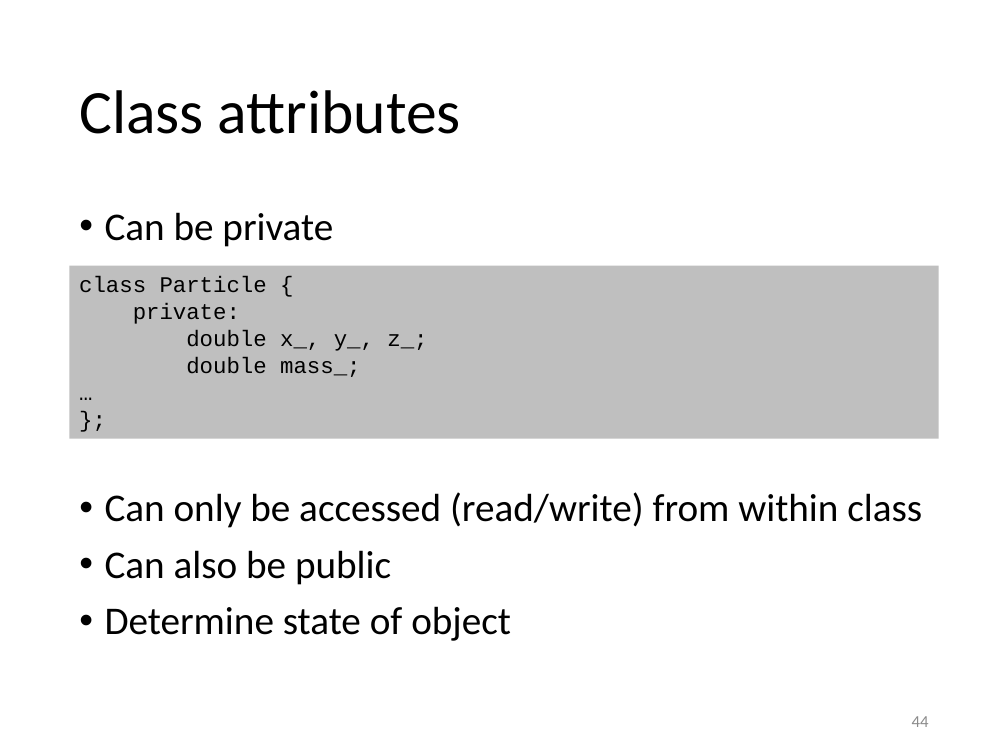
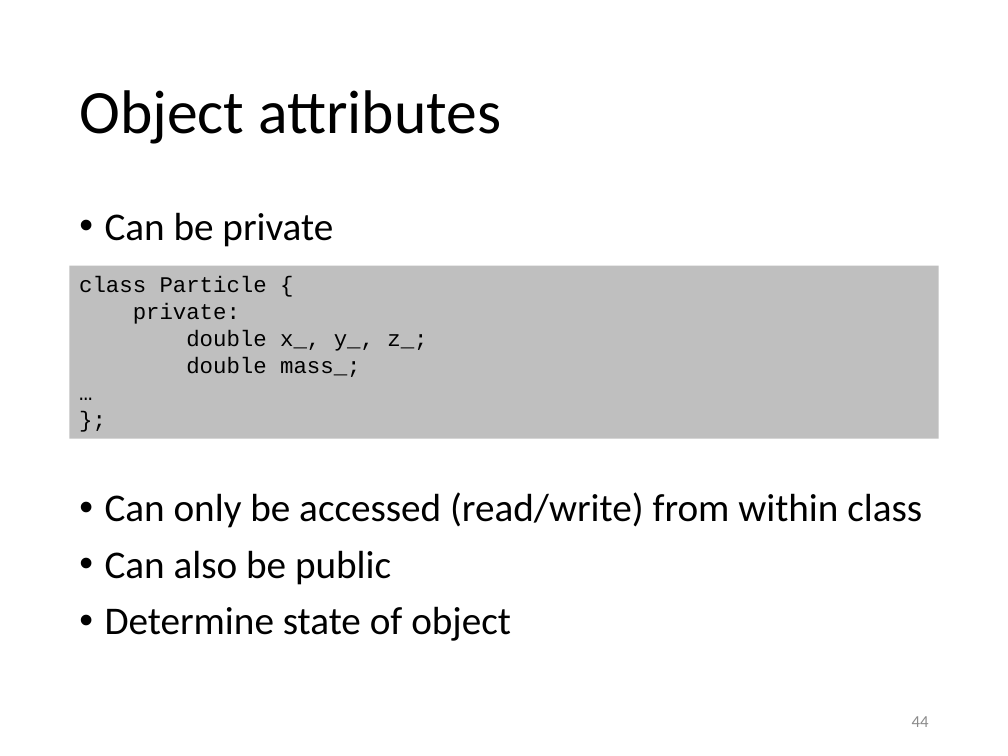
Before and after one commit to gjbex/Scientific-C-plus-plus, a slide deck: slide 44 of scientific_cpp.pptx. Drawn at 1008x756 pixels with LibreOffice and Linux fonts; fonts in the diff are those of the drawing. Boxes give left, top, right and bottom in pixels: in the first picture for what was removed or moved away, otherwise in the second. Text is boxed around its words. In the diff, an @@ line names an element or a change of style, - is before the commit and + after.

Commit message:
Fix terminology
Replace class attribute/method by object attribute/method

```diff
--- a/scientific_cpp.pptx
+++ b/scientific_cpp.pptx
@@ title at [79, 90, 501, 144]: text changed @@
-Class attributes
+Object attributes
```
Also in this commit, not shown: 4 other slides changed, 1 slide removed.
